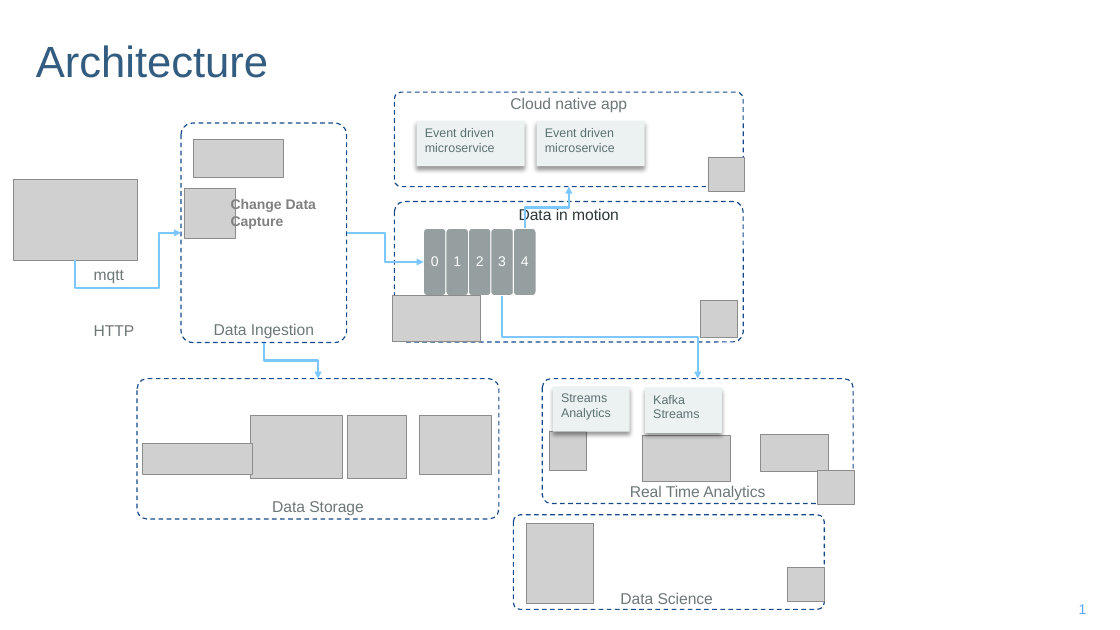
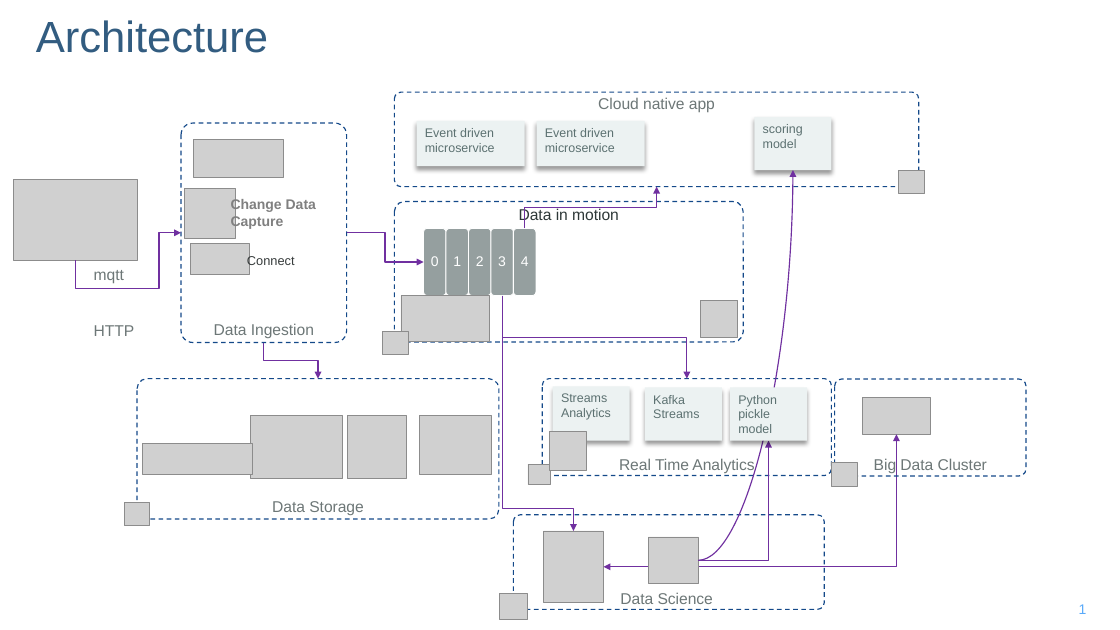
Before and after one commit to ibm-cloud-architecture/refarch-reefer-ml, a slide deck: slide 1 of docs/diagrams.pptx. Drawn at 1120x630 pixels with LibreOffice and Linux fonts; fonts in the diff are those of the drawing; grey boxes stand for pictures; background and template pictures are left out. Boxes give left, top, right and bottom in pixels: in the first picture for what was removed or moved away, otherwise in the second. Text is boxed around its words. In the diff, an @@ line names an element or a change of style, - is before the commit and + after.

```diff
--- a/docs/diagrams.pptx
+++ b/docs/diagrams.pptx
@@ title "Architecture": place and size @@
-title "Architecture" at (36, 45, 268, 78)
+title "Architecture" at (36, 20, 268, 53)
@@ rounded rectangle "Cloud native app": place and size @@
-rounded rectangle "Cloud native app" at (395, 92, 744, 187)
+rounded rectangle "Cloud native app" at (395, 92, 919, 187)
@@ rectangle added at (755, 117, 832, 170), fill #ECF2F2, 10.7 pt, text #5C7171 @@
+scoring model
@@ curved arrow added from (699, 560) to (793, 170), #7030A0 1 pt @@
@@ picture: place and size @@
-picture at (708, 158, 745, 192)
+picture at (899, 170, 925, 193)
@@ elbow arrow moved from (525, 229) - (569, 187) to (525, 229) - (657, 187) @@
@@ elbow arrow (525, 229) - (657, 187): stroke #7CC7FF 2 pt to #7030A0 1 pt @@
@@ elbow arrow (76, 260) - (181, 233): stroke #7CC7FF 2 pt to #7030A0 1 pt @@
@@ elbow arrow (347, 233) - (423, 262): stroke #7CC7FF 2 pt to #7030A0 1 pt @@
@@ picture: place and size @@
-picture at (642, 435, 730, 481)
+picture at (190, 244, 249, 275)
@@ text added at (247, 255, 295, 268), 11 pt, text #363C3C @@
+Connect
@@ picture: place and size @@
-picture at (392, 296, 481, 342)
+picture at (401, 296, 489, 342)
@@ elbow arrow moved from (502, 296) - (698, 379) to (502, 296) - (687, 379) @@
@@ elbow arrow (502, 296) - (687, 379): stroke #7CC7FF 2 pt to #7030A0 1 pt @@
@@ elbow arrow added from (502, 296) to (574, 531), #7030A0 1 pt @@
@@ elbow arrow (264, 343) - (318, 379): stroke #7CC7FF 2 pt to #7030A0 1 pt @@
@@ picture added at (382, 331, 408, 355) @@
@@ rounded rectangle "Real Time Analytics": place and size @@
-rounded rectangle "Real Time Analytics" at (543, 379, 854, 504)
+rounded rectangle "Real Time Analytics" at (543, 379, 832, 476)
@@ rectangle "Streams Analytics": place and size @@
-rectangle "Streams Analytics" at (553, 386, 630, 432)
+rectangle "Streams Analytics" at (553, 386, 630, 441)
@@ rectangle "Kafka Streams": place and size @@
-rectangle "Kafka Streams" at (645, 387, 723, 433)
+rectangle "Kafka Streams" at (645, 387, 723, 440)
@@ rectangle added at (730, 387, 807, 440), fill #ECF2F2, 10.7 pt, text #5C7171 @@
+Python pickle model
@@ rounded rectangle added at (835, 379, 1027, 476), outline #144989 1 pt dashed, 13.3 pt, text #6D7777 @@
+Big Data Cluster
@@ picture: place and size @@
-picture at (760, 435, 829, 471)
+picture at (862, 398, 931, 434)
@@ elbow double arrow added from (897, 434) to (603, 567), #7030A0 1 pt @@
@@ elbow arrow added from (699, 560) to (769, 441), #7030A0 1 pt @@
@@ picture: place and size @@
-picture at (818, 471, 854, 504)
+picture at (528, 464, 551, 484)
@@ picture added at (832, 463, 858, 486) @@
@@ picture added at (124, 502, 150, 526) @@
@@ picture: place and size @@
-picture at (527, 523, 594, 604)
+picture at (544, 531, 603, 603)
@@ picture added at (649, 537, 699, 584) @@
@@ picture: place and size @@
-picture at (787, 568, 824, 602)
+picture at (499, 594, 528, 620)
```
Also in this commit, not shown: 2 other files.
